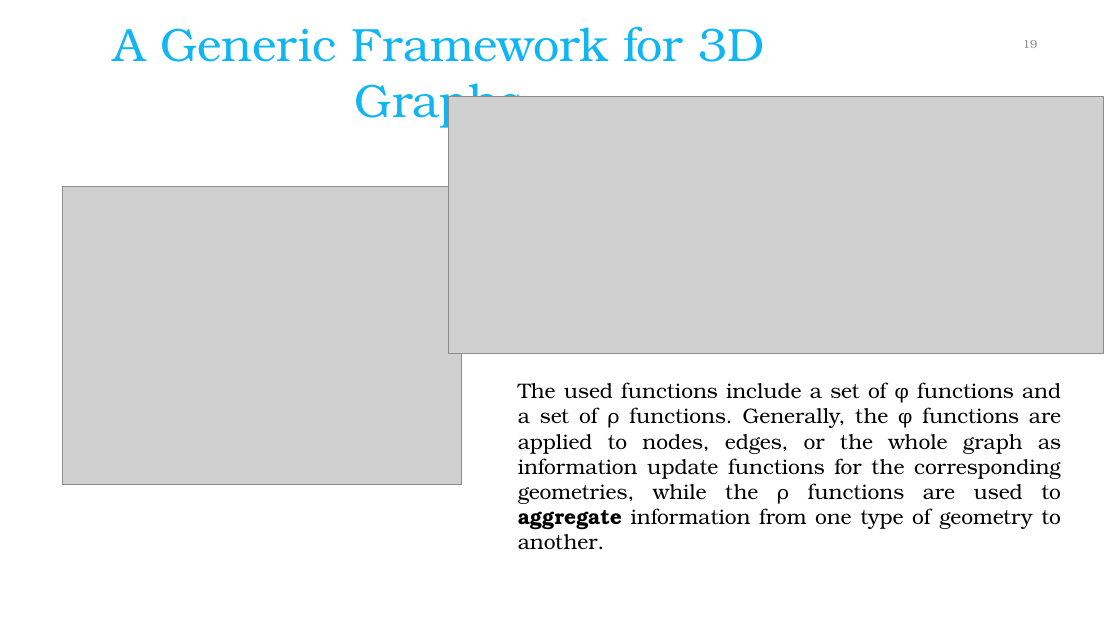
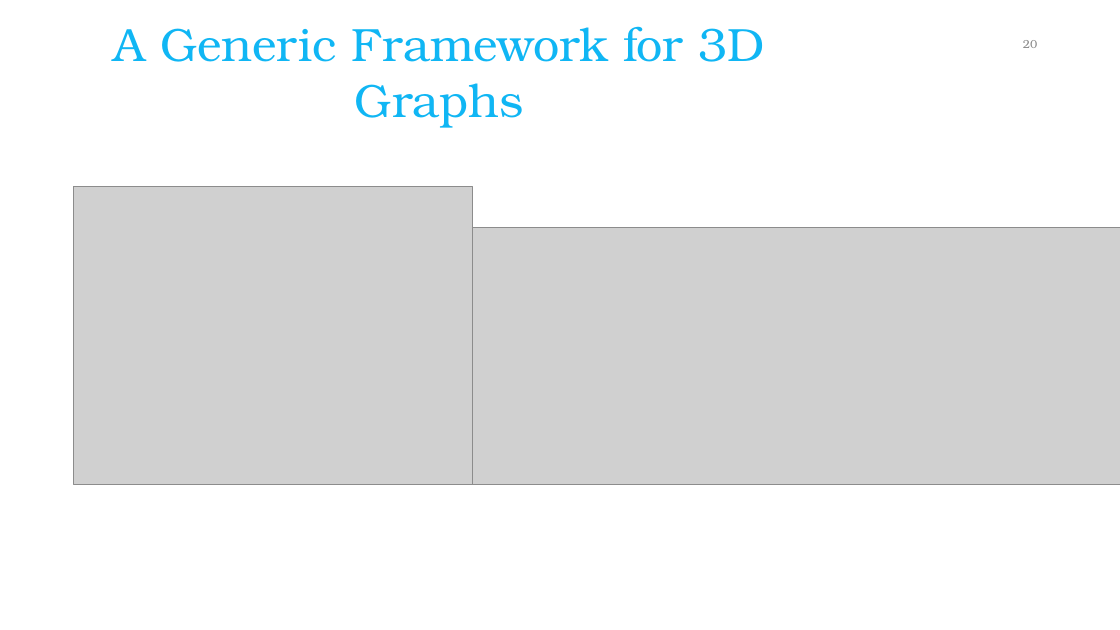
Before and after one commit to igunduz/DLDD, a slide deck: slide 20 of Spherical Message Passing for 3D GNNs.pptx (slide 19 before the commit). Drawn at 1120x630 pixels with LibreOffice and Linux fonts; fonts in the diff are those of the drawing; grey boxes stand for pictures. Boxes give left, top, right and bottom in pixels: in the first picture for what was removed or moved away, otherwise in the second. Text is boxed around its words. In the diff, an @@ line names an element or a change of style, - is before the commit and + after.

```diff
--- a/Spherical Message Passing for 3D GNNs.pptx
+++ b/Spherical Message Passing for 3D GNNs.pptx
@@ page number at [1023,40,1037,48]: text changed @@
-19
+20
@@ picture: place and size @@
-picture at [62,187,461,484]
+picture at [74,187,473,484]
@@ picture: place and size @@
-picture at [449,97,1103,354]
+picture at [473,228,1120,485]
@@ text removed at [518,382,1061,549] @@
-The used functions include a set of φ functions and a set of ρ functions. Generally, the φ functions are applied to nodes, edges, or the whole graph as information update functions for the corresponding geometries, while the ρ functions are used to aggregate information from one type of geometry to another.
```
Also in this commit, not shown: 3 other slides changed, 1 slide added.
